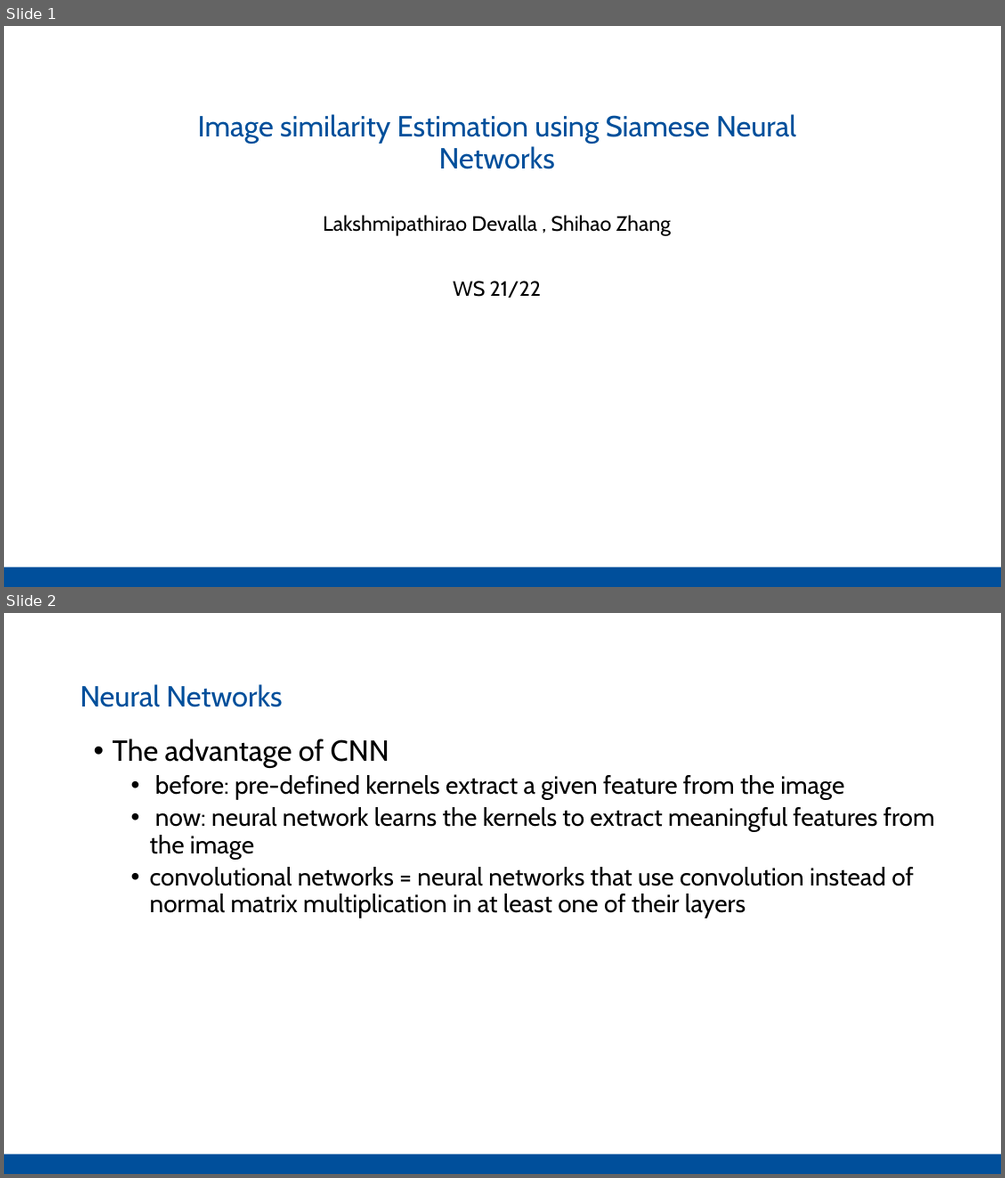
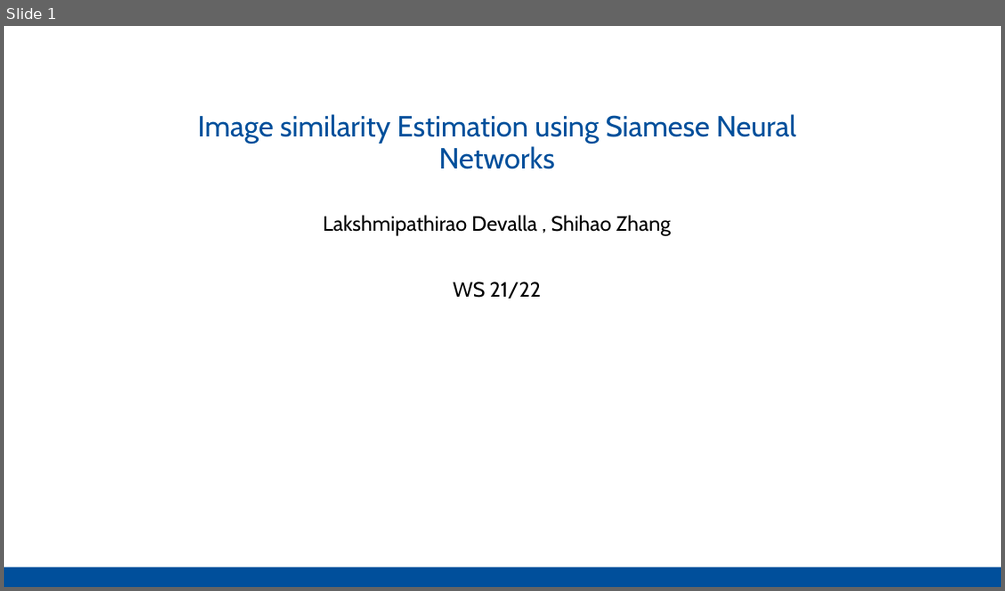
Before and after one commit to Pathi-rao/Image-Similarity-Estimation-using-Siamese-Neural-Networks, a slide deck: presentation.pptx. Shown one above the other, each under a label of ours: slides 1 and 2 before the commit, slide 1 after it. The pictures are 1005x1178 and 1005x591 pixels, drawn with LibreOffice and Linux fonts; fonts in the diff are those of the drawing; background and template pictures are left out. Boxes give left, top, right and bottom in pixels: in the first picture for what was removed or moved away, otherwise in the second. Text is boxed around its words. In the diff, an @@ line names an element or a change of style, - is before the commit and + after.

```diff
--- a/presentation.pptx
+++ b/presentation.pptx
@@ slide 2 removed at [4,613,1001,1174], background #FFFFFF; not listed: 1 template element that a slide beside it also shows @@
@@ text removed at [80,684,282,707] @@
-Neural Networks
@@ text removed at [113,738,935,917] @@
-• The advantage of CNN
-  • before: pre-defined kernels extract a given feature from the image
-  • now: neural network learns the kernels to extract meaningful features from the image
-  • convolutional networks = neural networks that use convolution instead of normal matrix multiplication in at least one of their layers
```
Also in this commit, not shown: 2 other slides changed, 6 slides added, 5 other slides removed.
